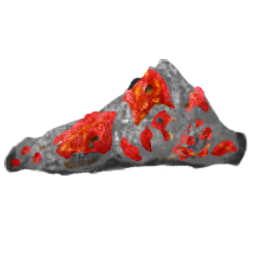
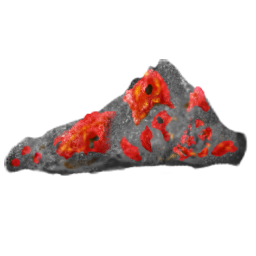
Comparing the layer stacks of the two 256×256 images. Changes:
moved "Big lightening" above "Gold", painted on it over left=4, top=59, right=245, bottom=174
painted on "Red" over left=4, top=59, right=245, bottom=174
painted on "Small lightening" over left=4, top=59, right=245, bottom=174
painted on "Shadow" over left=4, top=59, right=245, bottom=174
painted on "Rock" over left=4, top=59, right=245, bottom=174
